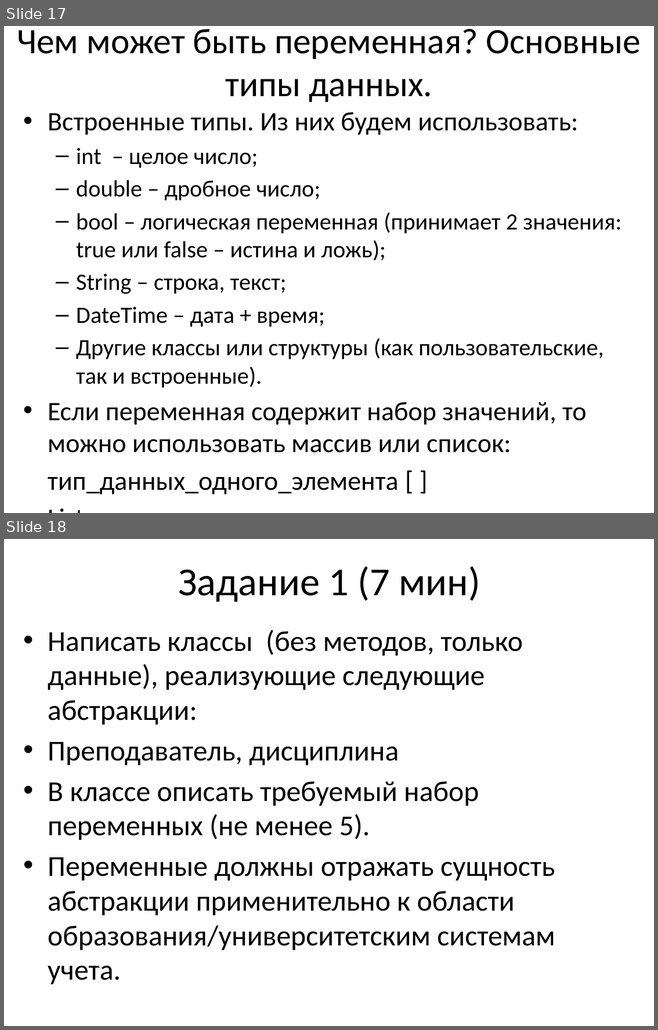
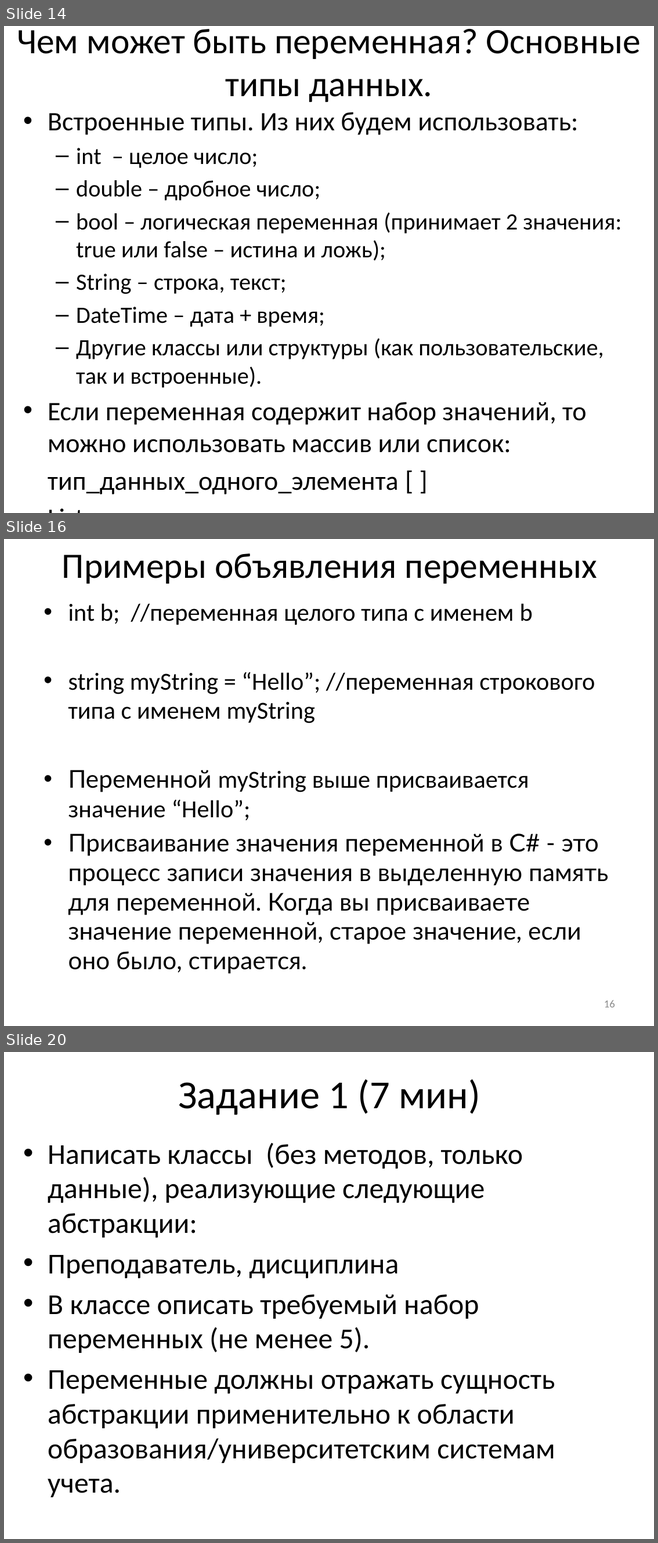
Before and after one commit to blockin90/lec_prog, a slide deck: Лекция 1 - ООП, модификатор доступа.pptx. Shown one above the other, each under a label of ours: slides 17 and 18 before the commit, slides 14, 16 and 20 after it; the slides between them are not shown. The pictures are 658x1030 and 658x1543 pixels, drawn with LibreOffice and Linux fonts; fonts in the diff are those of the drawing. Boxes give left, top, right and bottom in pixels: in the first picture for what was removed or moved away, otherwise in the second. Text is boxed around its words. In the diff, an @@ line names an element or a change of style, - is before the commit and + after.

```diff
--- a/Лекция 1 - ООП, модификатор доступа.pptx
+++ b/Лекция 1 - ООП, модификатор доступа.pptx
@@ slide 16 added at box(4, 539, 654, 1026), background #FFFFFF @@
@@ title added at box(62, 553, 597, 584), 39.6 pt, text #000000 @@
+Примеры объявления переменных
@@ text added at box(68, 603, 608, 974), 27.2 pt, text #000000 @@
+• int b; //переменная целого типа с именем b
+• string myString = “Hello”; //переменная строкового типа с именем myString
+• Переменной myString выше присваивается значение “Hello”;
+• Присваивание значения переменной в C# - это процесс записи значения в выделенную память для переменной. Когда вы присваиваете значение переменной, старое значение, если оно было, стирается.
@@ page number added at box(604, 1000, 615, 1008), 12 pt, text #8C8C8C @@
+16
@@ what was slide 17 is now slide 14 @@
@@ what was slide 18 is now slide 20 @@
```
Also in this commit, not shown: 8 slides changed, 6 other slides added, 3 slides removed, 3 other files.
